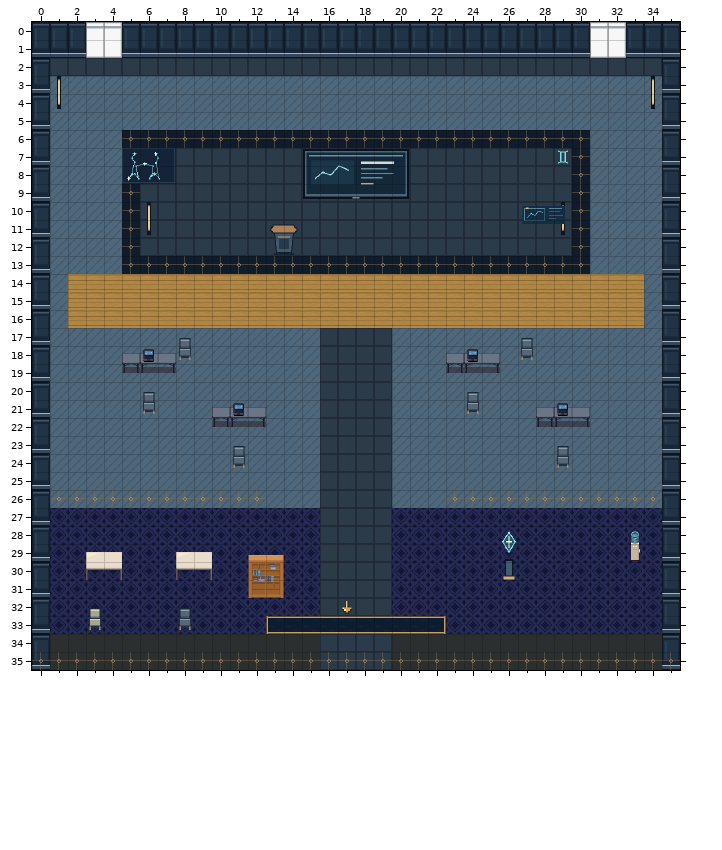
Two states of a Tiled map (JSON), maps/speaker-gemini.tmj. This is how it looked before the edit.
Cells are 32x32 px. Shown: x 0..35, y 0..35.
And afterwards:
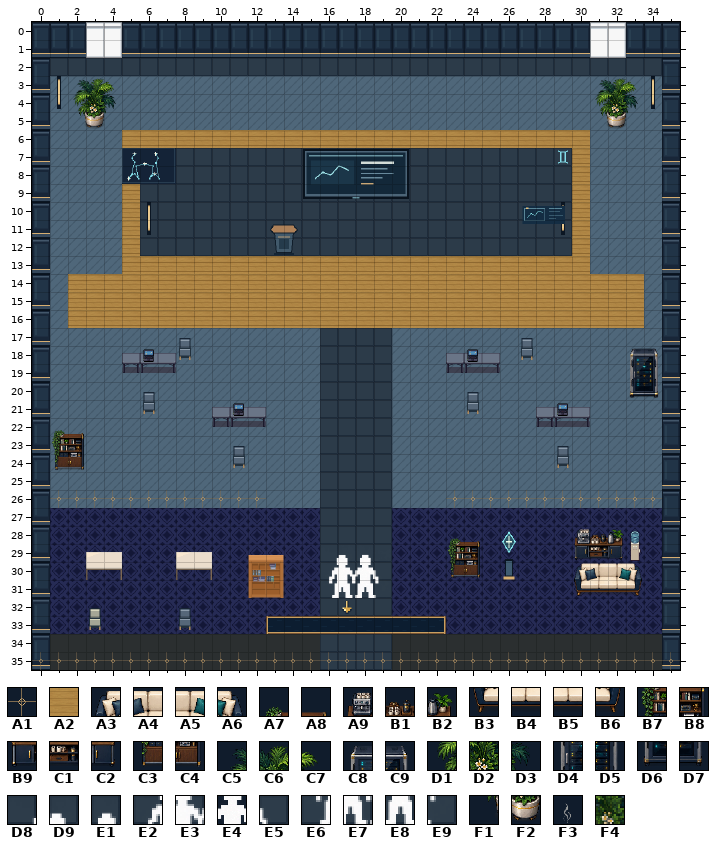
Key: from "art-0": A1 15; from "art-1": A2 355; from "art-10": A3 6, A4 7, A5 8, A6 9, A7 10, A8 11, A9 12, B1 13, B2 14, B3 22, B4 23, B5 24, B6 25, B7 26, B8 27, B9 28, C1 29, C2 30, C3 42, C4 43, C5 64, C6 65, C7 66, C8 75, C9 76, D1 80, D2 81, D3 82, D4 91, D5 92, D6 107, D7 108; from "art-11": D8 24, D9 25, E1 26, E2 40, E3 41, E4 42, E5 43, E6 56, E7 57, E8 58, E9 59; from "art-9": F1 6, F2 7; from "interior-ambient-steam": F3 5; from "navigation-mask": F4 1.
__ is an empty cell.
Tiles replaced or removed in this view: A1.
Tiles of an added or newly shown layer are drawn over the layers below it.
See-through tiles are keyed as they look on the map.
Difference:
Changed rows in their new state; .. is an unchanged cell.
Layer "terrain":
first column x 5:
 6 A2 A2 A2 A2 A2 A2 A2 A2 A2 A2 A2 A2 A2 A2 A2 A2 A2 A2 A2 A2 A2 A2 A2 A2 A2 A2
 7 .. .. .. .. .. .. .. .. .. .. .. .. .. .. .. .. .. .. .. .. .. .. .. .. .. A2
 8 .. .. .. .. .. .. .. .. .. .. .. .. .. .. .. .. .. .. .. .. .. .. .. .. .. A2
 9 A2 .. .. .. .. .. .. .. .. .. .. .. .. .. .. .. .. .. .. .. .. .. .. .. .. A2
10 A2 .. .. .. .. .. .. .. .. .. .. .. .. .. .. .. .. .. .. .. .. .. .. .. .. A2
11 A2 .. .. .. .. .. .. .. .. .. .. .. .. .. .. .. .. .. .. .. .. .. .. .. .. A2
12 A2 .. .. .. .. .. .. .. .. .. .. .. .. .. .. .. .. .. .. .. .. .. .. .. .. A2
13 A2 A2 A2 A2 A2 A2 A2 A2 A2 A2 A2 A2 A2 A2 A2 A2 A2 A2 A2 A2 A2 A2 A2 A2 A2 A2
Layer "scenery-belowAvatar-0":
first column x 2:
 3 .. .. .. .. .. .. .. .. .. .. .. .. .. .. .. .. .. .. .. .. .. .. .. .. .. .. .. .. .. C5 C6 C7
 4 .. .. .. .. .. .. .. .. .. .. .. .. .. .. .. .. .. .. .. .. .. .. .. .. .. .. .. .. .. D1 D2 D3
 5 F1 F2 .. .. .. .. .. .. .. .. .. .. .. .. .. .. .. .. .. .. .. .. .. .. .. .. .. .. .. F1 F2 ..
first column x 1:
18 .. .. .. .. .. .. .. .. .. .. .. .. .. .. .. .. .. .. .. .. .. .. .. .. .. .. .. .. .. .. .. .. C8 C9
19 .. .. .. .. .. .. .. .. .. .. .. .. .. .. .. .. .. .. .. .. .. .. .. .. .. .. .. .. .. .. .. .. D4 D5
20 .. .. .. .. .. .. .. .. .. .. .. .. .. .. .. .. .. .. .. .. .. .. .. .. .. .. .. .. .. .. .. .. D6 D7
22 A7 A8 .. .. .. .. .. .. .. .. .. .. .. .. .. .. .. .. .. .. .. .. .. .. .. .. .. .. .. .. .. .. .. ..
23 B7 B8 .. .. .. .. .. .. .. .. .. .. .. .. .. .. .. .. .. .. .. .. .. .. .. .. .. .. .. .. .. .. .. ..
24 C3 C4 .. .. .. .. .. .. .. .. .. .. .. .. .. .. .. .. .. .. .. .. .. .. .. .. .. .. .. .. .. .. .. ..
first column x 16:
28 .. .. .. .. .. .. .. A7 A8 .. .. .. .. .. A9 B1 B2 ..
29 D8 D9 E1 .. .. .. .. B7 B8 .. .. .. .. .. B9 C1 C2 ..
30 E2 E3 E4 E5 .. .. .. C3 C4 .. .. .. .. .. A3 A4 A5 A6
31 E6 E7 E8 E9 .. .. .. .. .. .. .. .. .. .. B3 B4 B5 B6
Layer "interior-ambient-plant" (added):
first column x 2:
 3 C5 C6 C7
 4 D1 D2 D3
Layer "interior-ambient-steam" (added):
first column x 30:
28 F3
Layer "interior-ambient-server" (added):
first column x 33:
18 C8 C9
19 D4 D5
20 D6 D7
Layer "physical-collisions":
first column x 2:
 3 F4 F4 F4 .. .. .. .. .. .. .. .. .. .. .. .. .. .. .. .. .. .. .. .. .. .. .. .. .. .. F4 F4 F4
 4 F4 F4 F4 .. .. .. .. .. .. .. .. .. .. .. .. .. .. .. .. .. .. .. .. .. .. .. .. .. .. F4 F4 F4
 5 F4 F4 .. .. .. .. .. .. .. .. .. .. .. .. .. .. .. .. .. .. .. .. .. .. .. .. .. .. .. F4 F4 ..
first column x 1:
18 .. .. .. .. .. .. .. .. .. .. .. .. .. .. .. .. .. .. .. .. .. .. .. .. .. .. .. .. .. .. .. .. F4 F4
19 .. .. .. .. .. .. .. .. .. .. .. .. .. .. .. .. .. .. .. .. .. .. .. .. .. .. .. .. .. .. .. .. F4 F4
20 .. .. .. .. .. .. .. .. .. .. .. .. .. .. .. .. .. .. .. .. .. .. .. .. .. .. .. .. .. .. .. .. F4 F4
22 F4 F4 .. .. .. .. .. .. .. .. .. .. .. .. .. .. .. .. .. .. .. .. .. .. .. .. .. .. .. .. .. .. .. ..
23 F4 F4 .. .. .. .. .. .. .. .. .. .. .. .. .. .. .. .. .. .. .. .. .. .. .. .. .. .. .. .. .. .. .. ..
24 F4 F4 .. .. .. .. .. .. .. .. .. .. .. .. .. .. .. .. .. .. .. .. .. .. .. .. .. .. .. .. .. .. .. ..
first column x 23:
28 F4 F4 .. .. .. .. .. F4 F4 F4 ..
29 F4 F4 .. .. .. .. .. F4 F4 F4 ..
30 F4 F4 .. .. .. .. .. F4 F4 F4 F4
31 .. .. .. .. .. .. .. F4 F4 F4 F4
